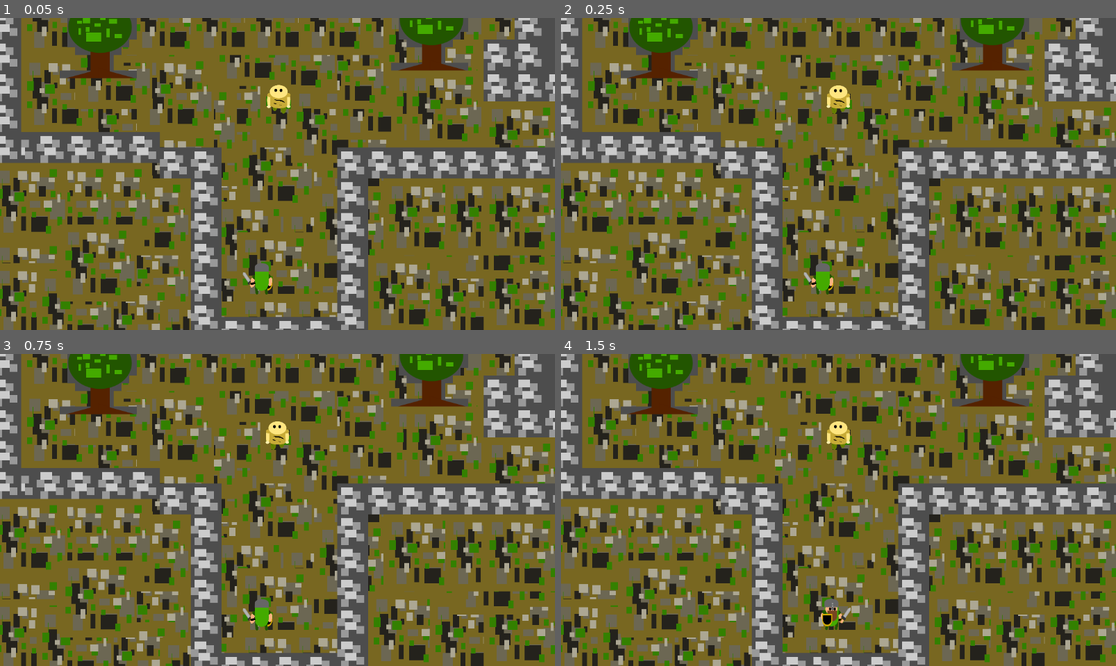
Above: before the commit, frames 1-4 (two rows, left to right).
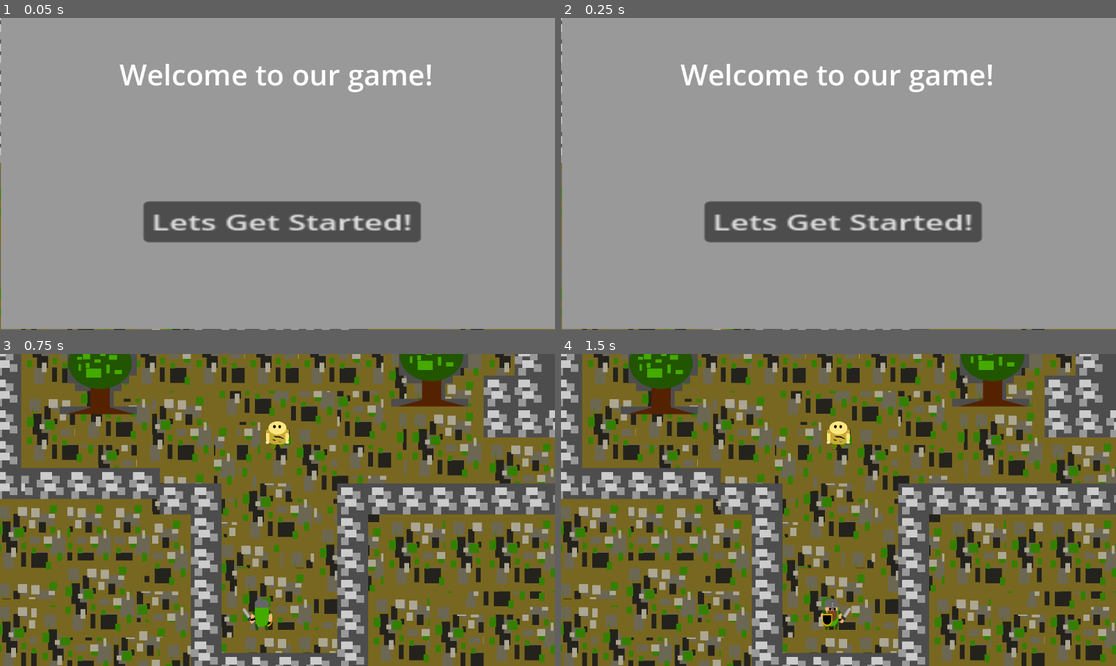
Above: after the commit, the same moments.

Repository: TLeafWolf/SDEV248_GroupProject-
Game: Godot game, scene res://world.tscn
Same seed, same stepped clock (60 frames per second), same inputs: the game is played once before the commit and once after it. The project has no main scene, so this scene is started directly.
Inputs (mouse positions are in pixels of both pictures, inside the frame that each line leads up to):
- Up to frame 1 (0.05 s): no input
- Up to frame 2 (0.25 s): no input
- Up to frame 3 (0.75 s): click (283, 556) at 0.5 s, where only the run after the commit has a clickable "Lets Get Started!"
- Up to frame 4 (1.5 s): tap Enter at 1.25 s; hold D (right) from 1.28 s (still down); tap E (interaction) at 1.35 s

The runs differ from the first frame. In frame 1, 91% of the frame differs, in the area x 0-100%, y 0-100%; in frame 2, 91%; in frame 3, nothing differs; in frame 4, nothing differs.

Commit message:
Add files via upload
programed in an intro cutscene and programed the end cutscene with out an end goal till we decide where we would like to place it

Diff:
--- /dev/null
+++ b/sdev-248-group-project--main/canvas_layer.gd
@@ -0,0 +1,26 @@
+extends CanvasLayer
+
+@onready var button = $Button
+@onready var panel = $Panel
+@onready var player = get_parent().get_node("player")
+
+# Called when the node enters the scene tree for the first time.
+func _ready():
+	#show cutscene at start
+	panel.visible = true
+	button.visible = true
+	button.pressed.connect(_on_button_pressed)
+
+	#disable player movement
+	if player:
+		player.can_move = false
+
+func _on_button_pressed():
+	#hide cutscene when button pressed
+	panel.visible = false
+	button.visible = false
+	visible = false
+
+	# enable player movement
+	if player:
+		player.can_move = true
--- /dev/null
+++ b/sdev-248-group-project--main/endscreen.gd
@@ -0,0 +1,32 @@
+extends CanvasLayer
+
+@onready var button = $Button
+@onready var panel = $Panel
+@onready var player = get_parent().get_node("player")
+
+func show_victory():
+	#show victory screen and disable the player movement
+	panel.visible = true
+	button.visible = true
+	visible = true
+	if player:
+		player.can_move = false
+
+	button.pressed.connect(_on_button_pressed)
+
+func _on_button_pressed():
+	# hide victory screen and restart level
+	panel.visible = false
+	button.visible = false
+	visible = false
+
+	if player:
+		player.can_move = true
+	#restart the level
+	get_tree().reload_current_scene()
+
+
+
+func _on_goal_body_entered(body: Node2D) -> void:
+	if body.name == "player":
+		show_victory()
--- a/sdev-248-group-project--main/world.tscn
+++ b/sdev-248-group-project--main/world.tscn
@@ -7,6 +7,8 @@
 [ext_resource type="Texture2D" uid="uid://dwco07vbcf7y7" path="res://Brick_Wall.svg" id="3_tlwt5"]
 [ext_resource type="PackedScene" uid="uid://bfv6a3m0rupw0" path="res://npc.tscn" id="4_aqk2v"]
 [ext_resource type="Script" uid="uid://dmpbf5xradthv" path="res://SDEV248_GroupProject--main/camera_2d.gd" id="7_pkg7o"]
+[ext_resource type="Script" uid="uid://cvf24omt0jnlx" path="res://canvas_layer.gd" id="8_gbfbk"]
+[ext_resource type="Script" uid="uid://tnljprvqojc2" path="res://endscreen.gd" id="9_ioo17"]
 
 [sub_resource type="TileSetAtlasSource" id="TileSetAtlasSource_aqk2v"]
 texture = ExtResource("3_tlwt5")
@@ -465,6 +467,10 @@
 [sub_resource type="RectangleShape2D" id="RectangleShape2D_ioo17"]
 size = Vector2(189.44305, 243.8003)
 
+[sub_resource type="StyleBoxFlat" id="StyleBoxFlat_ioo17"]
+
+[sub_resource type="StyleBoxFlat" id="StyleBoxFlat_wse8f"]
+
 [node name="world" type="Node2D"]
 
 [node name="TileMapLayer" type="TileMapLayer" parent="."]
@@ -498,3 +504,56 @@
 position_smoothing_speed = 2.0
 script = ExtResource("7_pkg7o")
 player_path = NodePath("../Player")
+
+[node name="Introcutscene" type="CanvasLayer" parent="."]
+script = ExtResource("8_gbfbk")
+
+[node name="Panel" type="Panel" parent="Introcutscene"]
+offset_left = 2.0
+offset_top = -1.0
+offset_right = 1153.0
+offset_bottom = 646.0
+theme_override_styles/panel = SubResource("StyleBoxFlat_ioo17")
+
+[node name="Label" type="Label" parent="Introcutscene"]
+offset_left = 33.0
+offset_top = 6.0
+offset_right = 1114.0
+offset_bottom = 227.0
+theme_override_font_sizes/font_size = 60
+text = "Welcome to our game!"
+horizontal_alignment = 1
+vertical_alignment = 1
+
+[node name="Button" type="Button" parent="Introcutscene"]
+offset_left = 298.0
+offset_top = 381.0
+offset_right = 435.0
+offset_bottom = 412.0
+scale = Vector2(4.199999, 2.7342448)
+text = "Lets Get Started!"
+
+[node name="Endscreen" type="CanvasLayer" parent="."]
+visible = false
+script = ExtResource("9_ioo17")
+
+[node name="Panel" type="Panel" parent="Endscreen"]
+offset_right = 1155.0
+offset_bottom = 648.0
+theme_override_styles/panel = SubResource("StyleBoxFlat_wse8f")
+
+[node name="Label" type="Label" parent="Endscreen"]
+offset_right = 1154.0
+offset_bottom = 273.0
+theme_override_font_sizes/font_size = 40
+text = "Congragulations on finishing our game!"
+horizontal_alignment = 1
+vertical_alignment = 1
+
+[node name="Button" type="Button" parent="Endscreen"]
+offset_left = -3.0
+offset_top = 304.0
+offset_right = 1153.0
+offset_bottom = 645.0
+theme_override_font_sizes/font_size = 30
+text = "Press here to start over!"
Not shown, added: sdev-248-group-project--main/canvas_layer.gd.uid
Not shown, added: sdev-248-group-project--main/endscreen.gd.uid
Not shown: 1 places in sdev-248-group-project--main/world.tscn that only renumber resources
